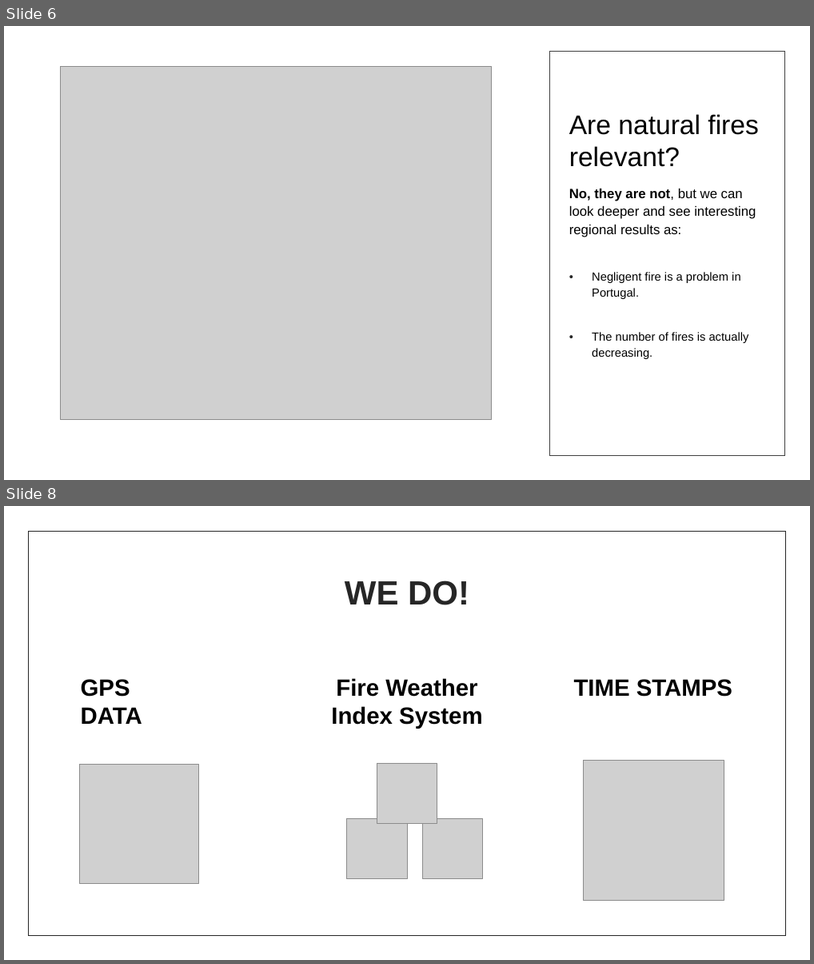
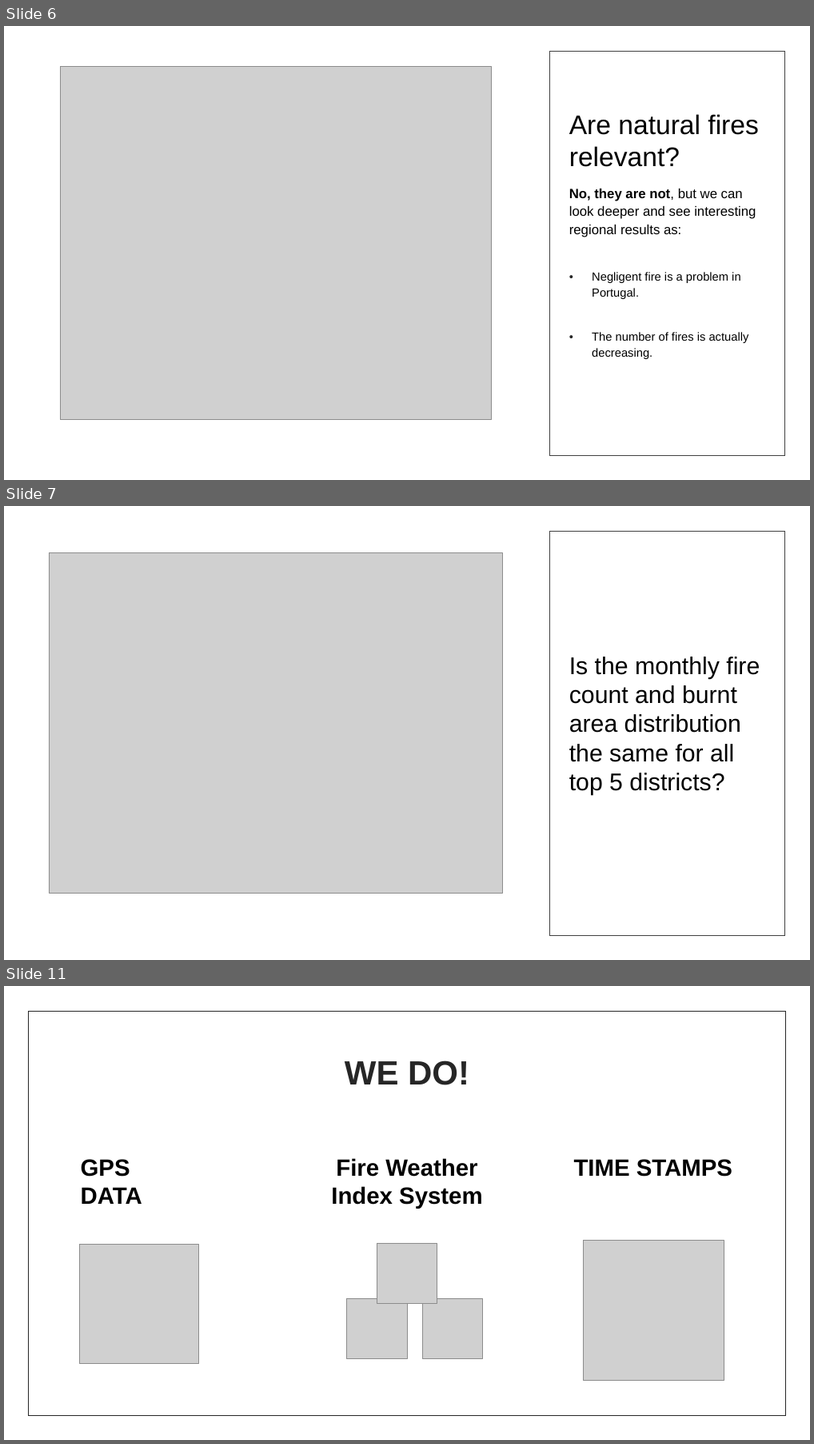
Before and after one commit to Simao-Lopes/Fire-Project, a slide deck: Presentation/The fires in Portugal.pptx. Shown one above the other, each under a label of ours: slides 6 and 8 before the commit, slides 6, 7 and 11 after it; the slides between them are not shown. The pictures are 814x964 and 814x1444 pixels, drawn with LibreOffice and Linux fonts; fonts in the diff are those of the drawing; grey boxes stand for pictures; background and template pictures are left out. Boxes give left, top, right and bottom in pixels: in the first picture for what was removed or moved away, otherwise in the second. Text is boxed around its words. In the diff, an @@ line names an element or a change of style, - is before the commit and + after.

```diff
--- a/Presentation/The fires in Portugal.pptx
+++ b/Presentation/The fires in Portugal.pptx
@@ slide 7 added at [4,506,810,960], background picture (left out); not listed: 2 template elements that a slide beside it also shows @@
@@ picture added at [50,552,503,892] @@
@@ title added at [570,656,760,795], 28.8 pt, text #000000 @@
+Is the monthly fire count and burnt area distribution the same for all top 5 districts?
@@ what was slide 8 is now slide 11 @@
```
Also in this commit, not shown: 8 slides changed, 3 other slides added, 1 slide removed, 10 other files.
